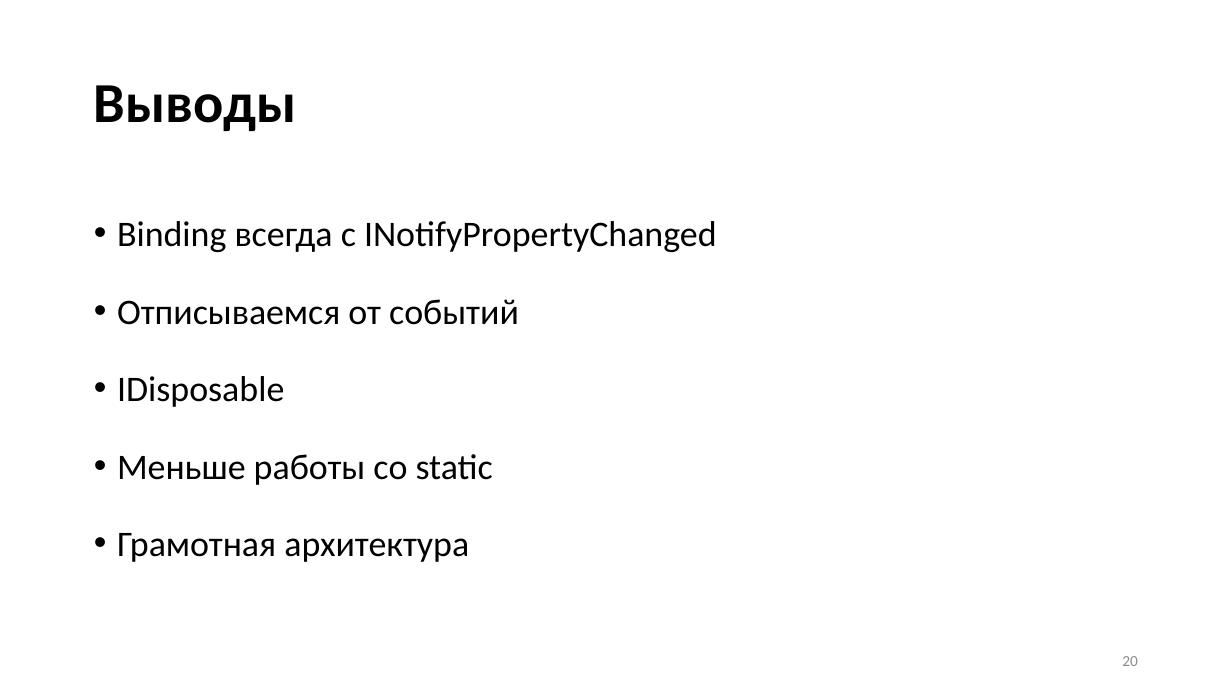
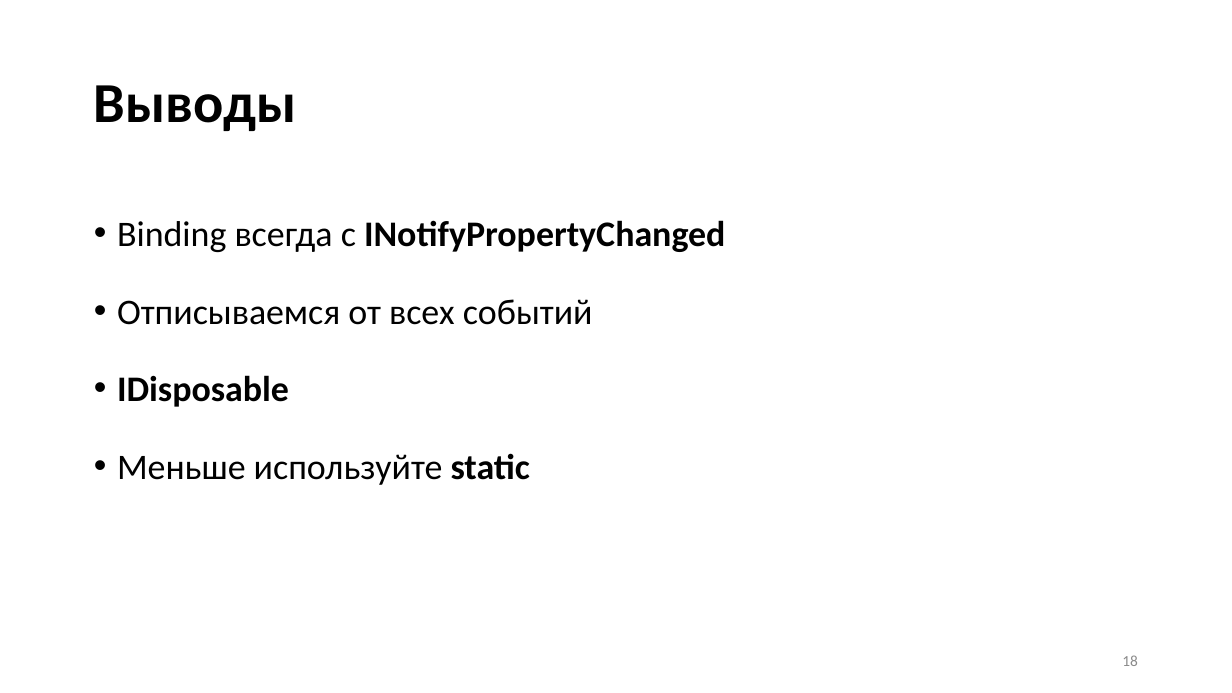
Before and after one commit to Talrandel/MemoryLeak, a slide deck: slide 18 of Утечки памяти.pptx (slide 20 before the commit). Drawn at 1232x693 pixels with LibreOffice and Linux fonts; fonts in the diff are those of the drawing. Boxes give left, top, right and bottom in pixels: in the first picture for what was removed or moved away, otherwise in the second. Text is boxed around its words. In the diff, an @@ line names an element or a change of style, - is before the commit and + after.

```diff
--- a/Утечки памяти.pptx
+++ b/Утечки памяти.pptx
@@ text at bbox=[117, 220, 725, 407]: bold on in "INotifyPropertyChanged", "IDisposable" @@
@@ text at bbox=[117, 299, 593, 325]: text changed @@
-• Отписываемся от событий
+• Отписываемся от всех событий
@@ text at bbox=[117, 453, 530, 485]: text changed @@
-• Меньше работы со static
-• Грамотная архитектура
+• Меньше используйте static
@@ page number at bbox=[1122, 655, 1138, 666]: text changed @@
-20
+18
```
Also in this commit, not shown: 10 other slides changed, 2 slides removed, 7 other files.
